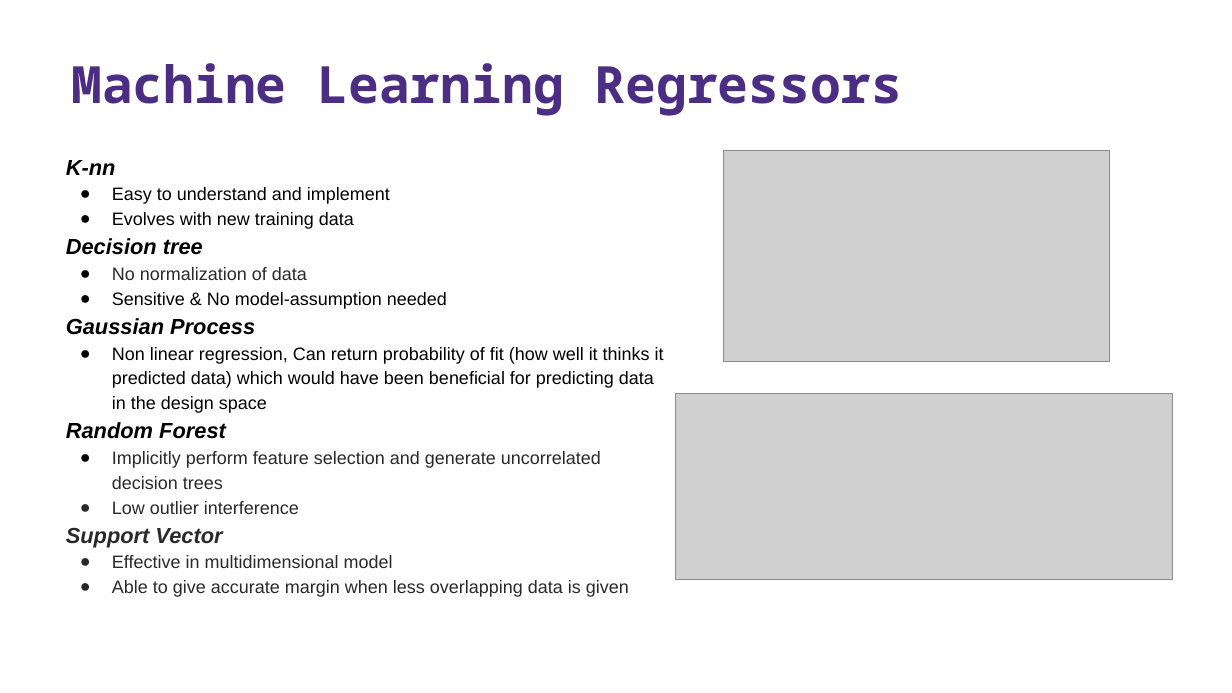
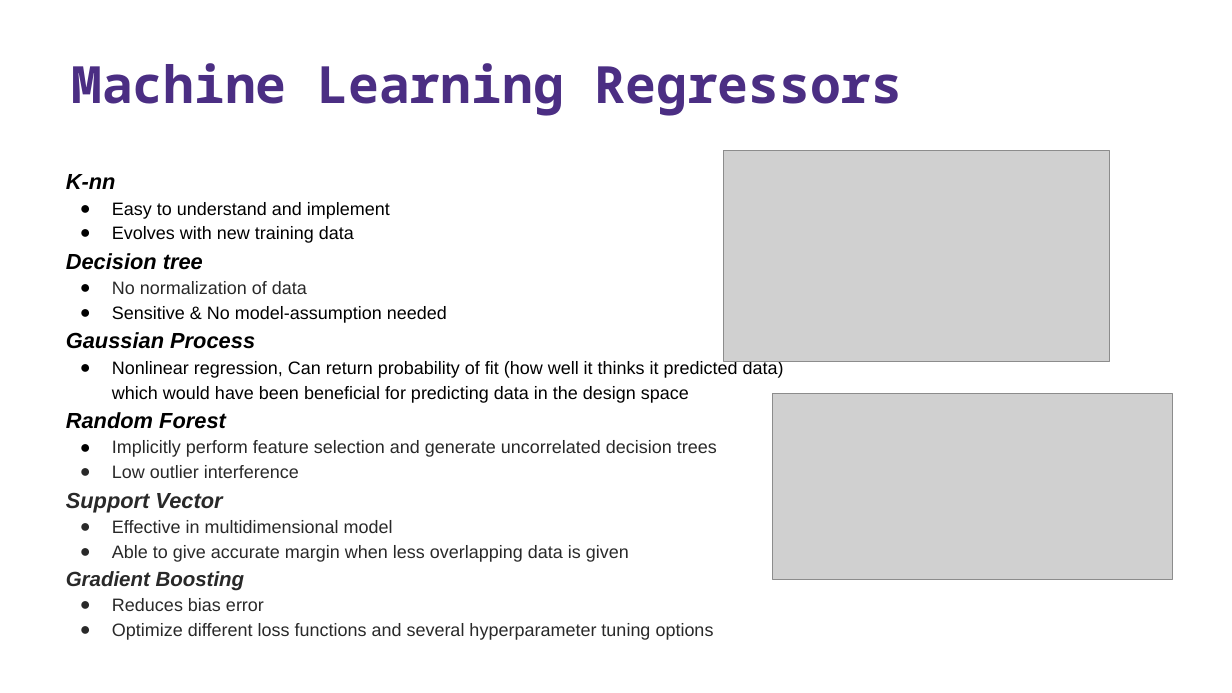
Before and after one commit to SZ-Jasper/SELEC, a slide deck: slide 4 of doc/Technology Review Machine Learning.pptx. Drawn at 1232x693 pixels with LibreOffice and Linux fonts; fonts in the diff are those of the drawing; grey boxes stand for pictures; background and template pictures are left out. Boxes give left, top, right and bottom in pixels: in the first picture for what was removed or moved away, otherwise in the second. Text is boxed around its words. In the diff, an @@ line names an element or a change of style, - is before the commit and + after.

Commit message:
edits to machine learning

```diff
--- a/doc/Technology Review Machine Learning.pptx
+++ b/doc/Technology Review Machine Learning.pptx
@@ text "K-nn": place and size @@
-text "K-nn" at (66, 160, 664, 597)
+text "K-nn" at (66, 174, 784, 640)
@@ text at (112, 360, 784, 403): spaces changed @@
-● Non linear regression, Can return probability of fit (how well it thinks it predicted data) which would have been beneficial for predicting data in the design space
+● Nonlinear regression, Can return probability of fit (how well it thinks it predicted data) which would have been beneficial for predicting data in the design space
@@ picture: place and size @@
-picture at (676, 394, 1172, 579)
+picture at (773, 394, 1173, 579)
@@ text at (66, 571, 714, 640): paragraphs added @@
+Gradient Boosting
+● Reduces bias error
+● Optimize different loss functions and several hyperparameter tuning options
```
Also in this commit, not shown: 4 other slides changed, 1 slide removed, 7 other files.
